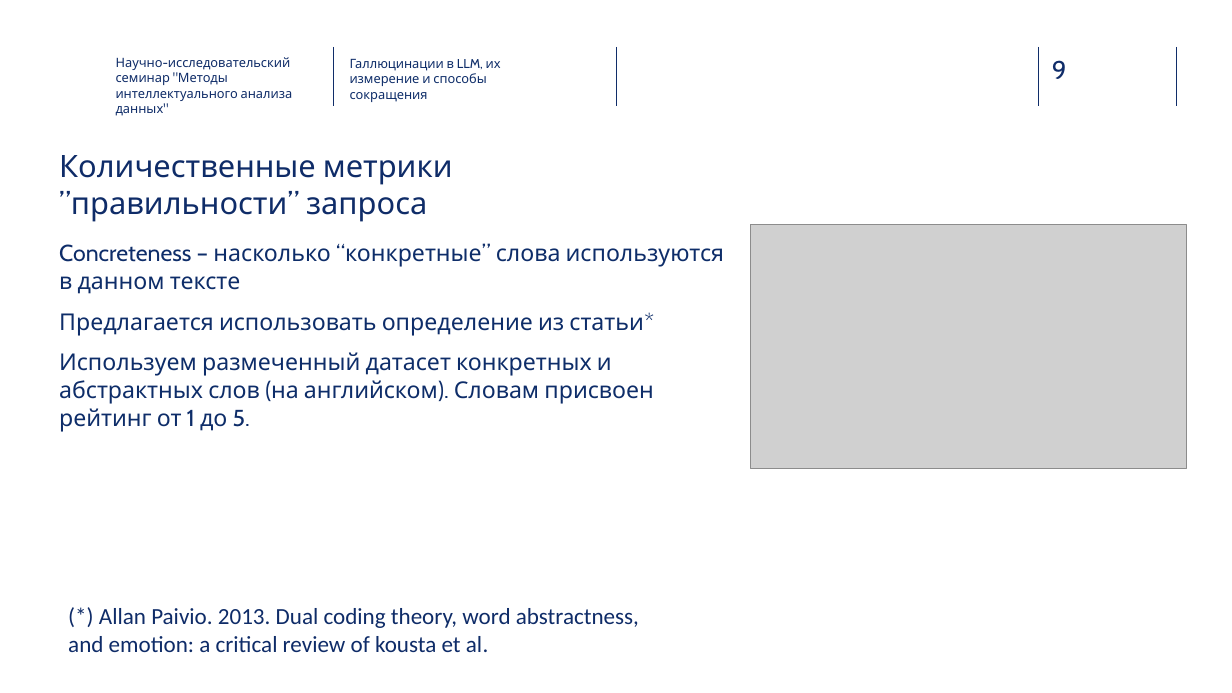
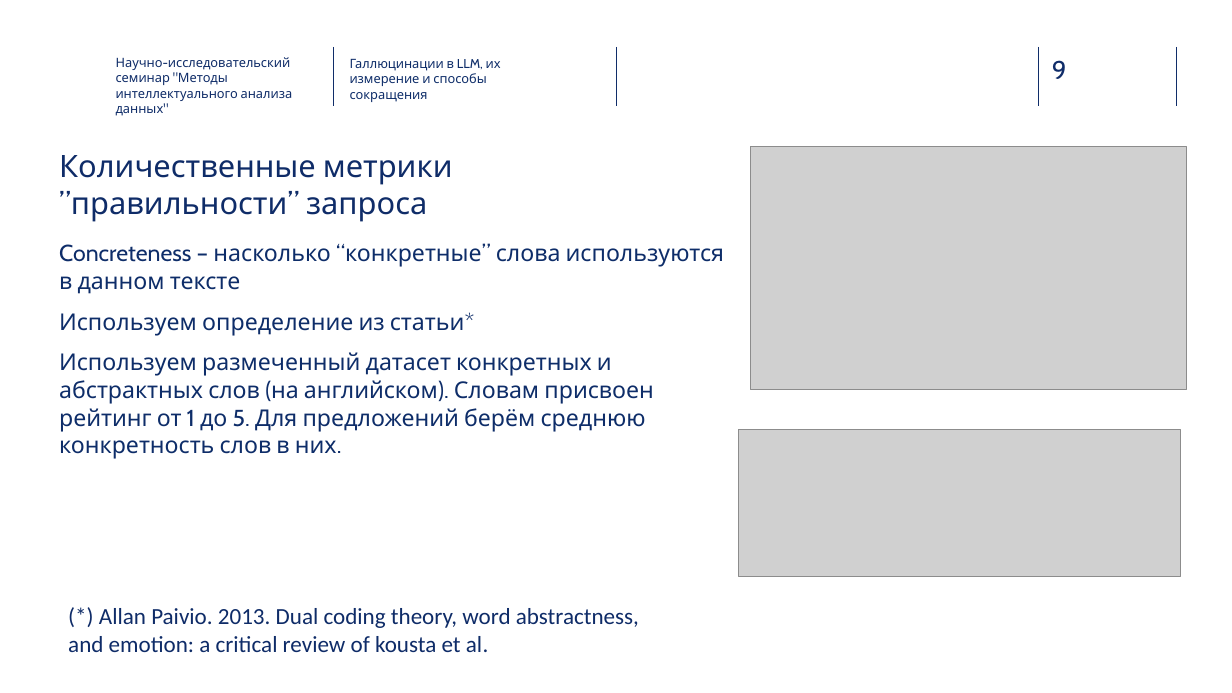
Before and after one commit to RukhovichIV/HSE-NIS-IDA-Methods, a slide deck: slide 9 of presentation/main.pptx. Drawn at 1232x693 pixels with LibreOffice and Linux fonts; fonts in the diff are those of the drawing; grey boxes stand for pictures; background and template pictures are left out. Boxes give left, top, right and bottom in pixels: in the first picture for what was removed or moved away, otherwise in the second. Text is boxed around its words. In the diff, an @@ line names an element or a change of style, - is before the commit and + after.

```diff
--- a/presentation/main.pptx
+++ b/presentation/main.pptx
@@ picture: place and size @@
-picture at [751,225,1188,469]
+picture at [751,146,1188,390]
@@ text at [59,312,654,459]: text changed @@
-Предлагается использовать определение из статьи*
-Используем размеченный датасет конкретных и абстрактных слов (на английском). Словам присвоен рейтинг от 1 до 5.
+Используем определение из статьи*
+Используем размеченный датасет конкретных и абстрактных слов (на английском). Словам присвоен рейтинг от 1 до 5. Для предложений берём среднюю конкретность слов в них.
@@ picture added at [738,430,1181,577] @@
```
Also in this commit, not shown: 4 other slides changed, 2 slides added, 1 other file.
